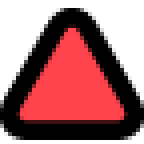
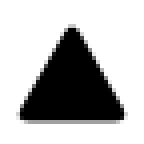
Comparing the layer stacks of the two 144px x 144px images. Changes:
added group "Dark" with 4 layers above "Vector Smart Object" over bbox(0, 8, 144, 140)
added layer "Vector Smart Object copy 4" in group "Dark" over bbox(0, 8, 144, 140)
hid "Vector Smart Object" (1st of 4) over bbox(0, 8, 144, 140)
